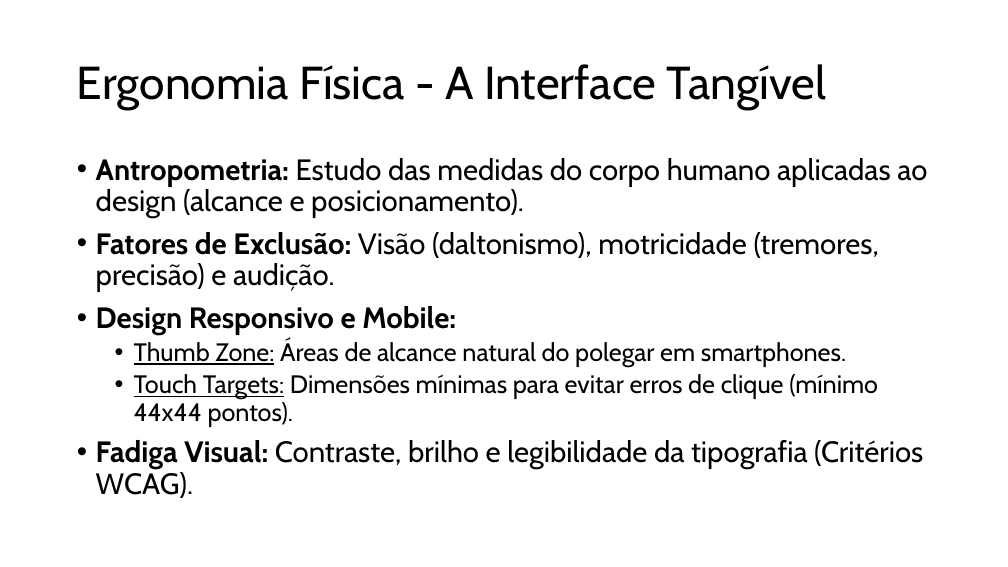
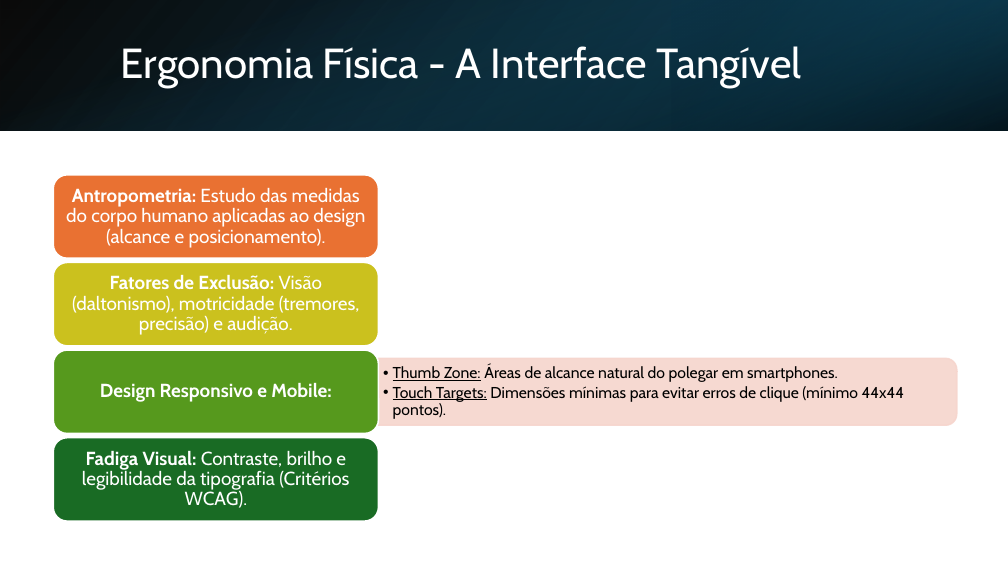
Before and after one commit to spositoL/pericia.judicial, a slide deck: slide 10 of documentos/aulas/aula-27-02-2026-expositiva-ergonomia-cognitiva-e-fisica-no-design.pptx (slide 7 before the commit). Drawn at 1008x567 pixels with LibreOffice and Linux fonts; fonts in the diff are those of the drawing. Boxes give left, top, right and bottom in pixels: in the first picture for what was removed or moved away, otherwise in the second. Text is boxed around its words. In the diff, an @@ line names an element or a change of style, - is before the commit and + after.

```diff
--- a/documentos/aulas/aula-27-02-2026-expositiva-ergonomia-cognitiva-e-fisica-no-design.pptx
+++ b/documentos/aulas/aula-27-02-2026-expositiva-ergonomia-cognitiva-e-fisica-no-design.pptx
@@ rectangle added at bbox=[0, 0, 1008, 130], fill gradient #000000 to #104862 @@
@@ rectangle added at bbox=[0, 0, 1008, 130], fill gradient #156082 to #000000 @@
@@ title "Ergonomia Física - A Interface ...": place and size @@
-title "Ergonomia Física - A Interface ..." at bbox=[77, 64, 827, 110]
+title "Ergonomia Física - A Interface ..." at bbox=[121, 46, 802, 88]
@@ title "Ergonomia Física - A Interface ..." at bbox=[121, 46, 802, 88]: size 44 to 40 pt, text colour #000000 to #FFFFFF @@
@@ rectangle added at bbox=[672, 0, 1008, 130], fill gradient #0B3041 to #156082 @@
@@ text removed at bbox=[96, 158, 927, 498] @@
-• Antropometria: Estudo das medidas do corpo humano aplicadas ao design (alcance e posicionamento).
-• Fatores de Exclusão: Visão (daltonismo), motricidade (tremores, precisão) e audição.
-• Design Responsivo e Mobile:
-  • Thumb Zone: Áreas de alcance natural do polegar em smartphones.
-  • Touch Targets: Dimensões mínimas para evitar erros de clique (mínimo 44x44 pontos).
-• Fadiga Visual: Contraste, brilho e legibilidade da tipografia (Critérios WCAG).
@@ group added at bbox=[53, 175, 957, 521]: 5 texts, 4 rounded rectangles, 1 round same rect @@
+Antropometria: Estudo das medidas do corpo humano aplicadas ao design (alcance e posicionamento).
+Fatores de Exclusão: Visão (daltonismo), motricidade (tremores, precisão) e audição.
+  • Thumb Zone: Áreas de alcance natural do polegar em smartphones.
+  • Touch Targets: Dimensões mínimas para evitar erros de clique (mínimo 44x44 pontos).
+Design Responsivo e Mobile:
+Fadiga Visual: Contraste, brilho e legibilidade da tipografia (Critérios WCAG).
```
Also in this commit, not shown: 7 other slides changed, 6 slides added, 1 slide removed, 5 other files.
